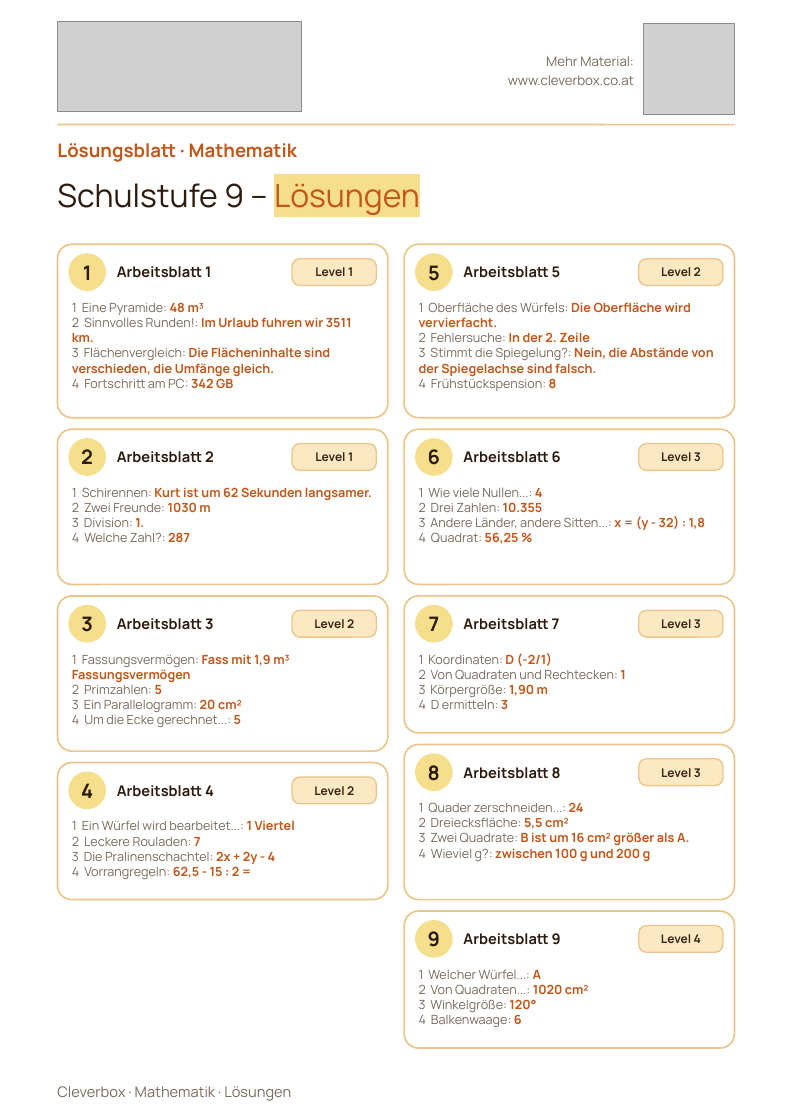
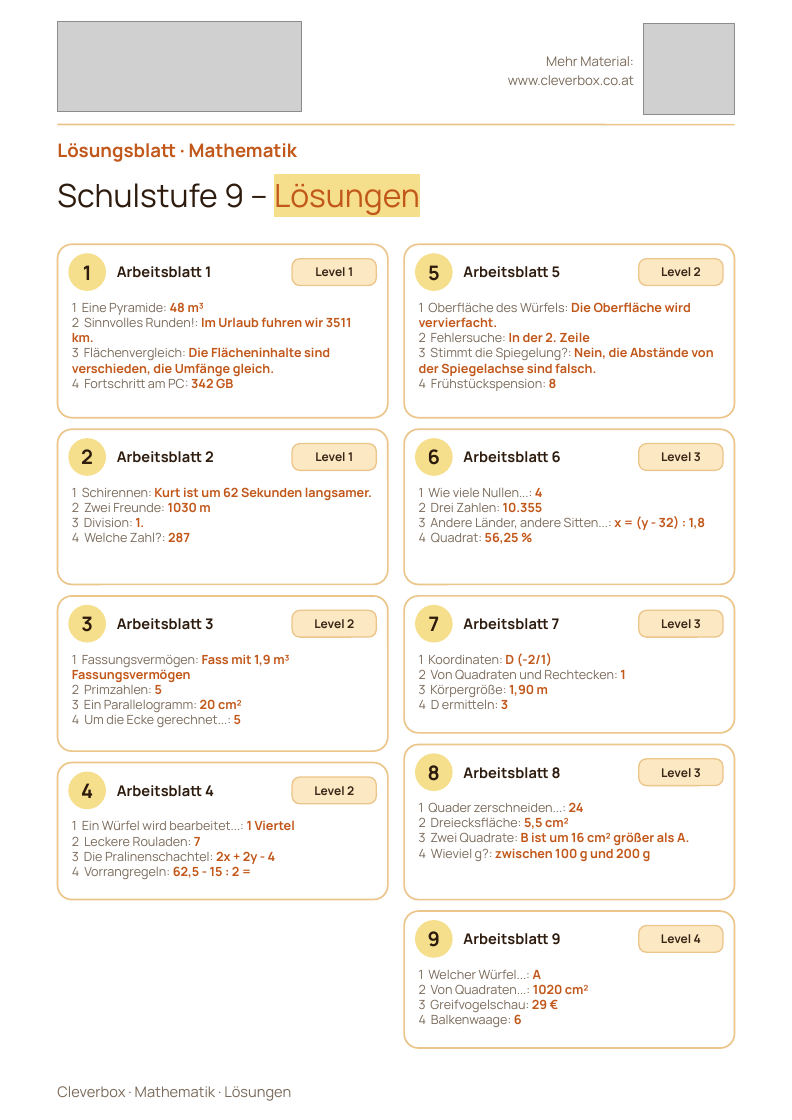
Before and after one commit to arminheske/claudecloud, a slide deck: slide 12 of videoslides/logoprima-schulstufe9.pptx. Drawn at 792x1120 pixels with LibreOffice and Linux fonts; fonts in the diff are those of the drawing; grey boxes stand for pictures. Boxes give left, top, right and bottom in pixels: in the first picture for what was removed or moved away, otherwise in the second. Text is boxed around its words. In the diff, an @@ line names an element or a change of style, - is before the commit and + after.

```diff
--- a/videoslides/logoprima-schulstufe9.pptx
+++ b/videoslides/logoprima-schulstufe9.pptx
@@ text at [419, 999, 547, 1012]: text changed @@
-3 Winkelgröße: 120°
+3 Greifvogelschau: 29 €
```
Also in this commit, not shown: 1 other slide changed, 4 other files.
